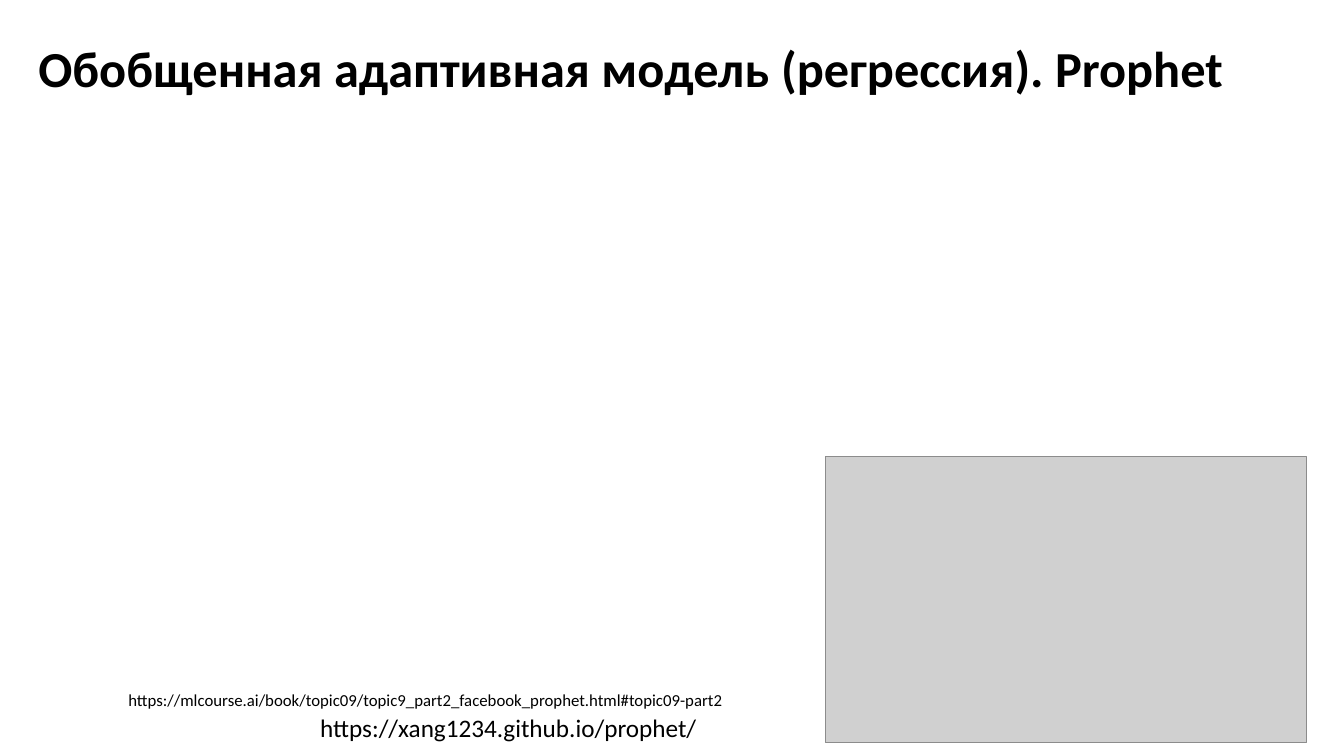
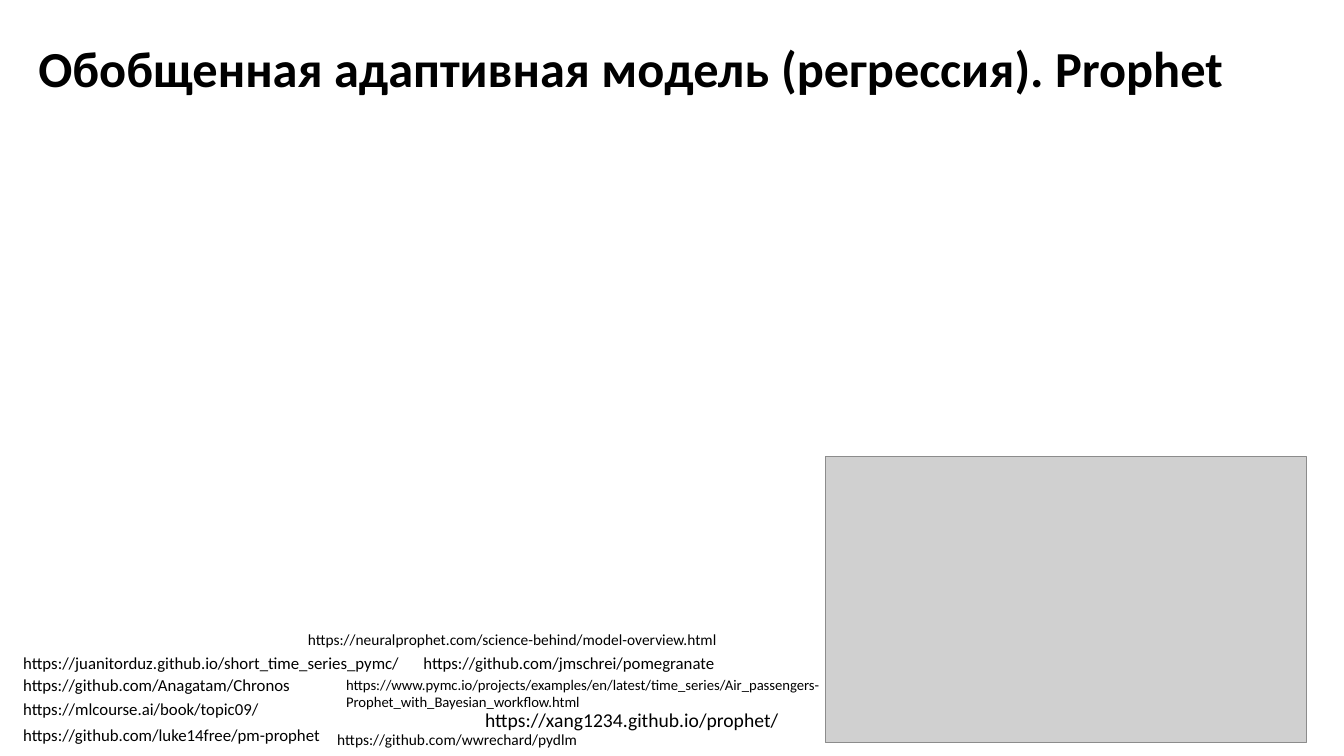
Before and after one commit to MVRonkin/TimeSeriesCourse, a slide deck: slide 25 of 2026/LEC/03-1 Экспоненциальное сглаживание и профет.pptx (slide 23 before the commit). Drawn at 1344x756 pixels with LibreOffice and Linux fonts; fonts in the diff are those of the drawing; grey boxes stand for pictures. Boxes give left, top, right and bottom in pixels: in the first picture for what was removed or moved away, otherwise in the second. Text is boxed around its words. In the diff, an @@ line names an element or a change of style, - is before the commit and + after.

```diff
--- a/2026/LEC/03-1 Экспоненциальное сглаживание и профет.pptx
+++ b/2026/LEC/03-1 Экспоненциальное сглаживание и профет.pptx
@@ text added at box(23, 657, 399, 672), 12 pt, text #000000 @@
+https://juanitorduz.github.io/short_time_series_pymc/
@@ text added at box(308, 634, 717, 648), 11 pt, text #000000 @@
+https://neuralprophet.com/science-behind/model-overview.html
@@ text added at box(423, 657, 714, 672), 12 pt, text #000000 @@
+https://github.com/jmschrei/pomegranate
@@ text added at box(23, 679, 290, 694), 12 pt, text #000000 @@
+https://github.com/Anagatam/Chronos
@@ text added at box(346, 679, 819, 710), 10.5 pt, text #000000 @@
+https://www.pymc.io/projects/examples/en/latest/time_series/Air_passengers-Prophet_with_Bayesian_workflow.html
@@ text at box(23, 703, 258, 718): text changed @@
-https://mlcourse.ai/book/topic09/topic9_part2_facebook_prophet.html#topic09-part2
+https://mlcourse.ai/book/topic09/
@@ text "https://xang1234.github.io/prophet/": place and size @@
-text "https://xang1234.github.io/prophet/" at box(320, 719, 696, 742)
+text "https://xang1234.github.io/prophet/" at box(485, 713, 778, 731)
@@ text "https://xang1234.github.io/prophet/" at box(485, 713, 778, 731): size 18 to 14 pt @@
@@ text added at box(23, 729, 319, 744), 12 pt, text #000000 @@
+https://github.com/luke14free/pm-prophet
@@ text added at box(337, 734, 577, 748), 11 pt, text #000000 @@
+https://github.com/wwrechard/pydlm
```
Also in this commit, not shown: 1 other slide changed, 2 slides added, 6 other files.
